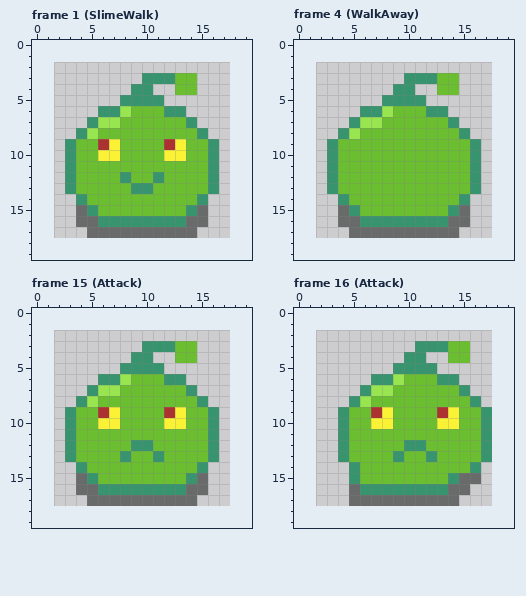
Two states of a pixel-art file, Assets/Content/Animation/Enemies/Slime/Slime.aseprite. The picture above is the old version.
16x16 pixels, 52 frames. Shown: frame 1 (SlimeWalk), frame 4 (WalkAway), frame 15 (Attack), frame 16 (Attack). The old version is drawn lined up with the new one, on the new canvas. The commit also changed other frames, which this record leaves out.
After:
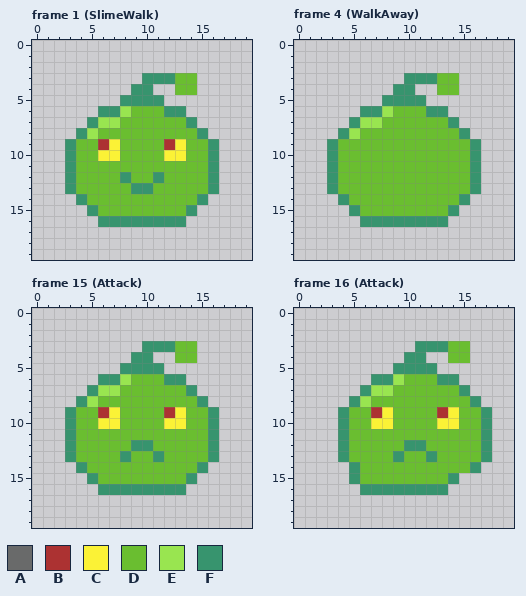
Palette (. is transparent): A #696a6a  B #ac3232  C #fbf236  D #6abe30  E #99e550  F #37946e
Change:
canvas 16x16 -> 20x20, the old top-left corner now at 2,2
Frame 1 (SlimeWalk):
y 15: x 4 A -> .; x 15 A -> .
y 16: x 4..5 AA -> ..; x 14..15 AA -> ..
y 17: x 5..14 AAAAAAAAAA -> ..........
Frame 4 (WalkAway): the same change as frame 1 (SlimeWalk)
Frame 15 (Attack): the same change as frame 1 (SlimeWalk)
Frame 16 (Attack):
y 15: x 15..16 AA -> ..
y 16: x 5 A -> .; x 14..15 AA -> ..
y 17: x 5..14 AAAAAAAAAA -> ..........
